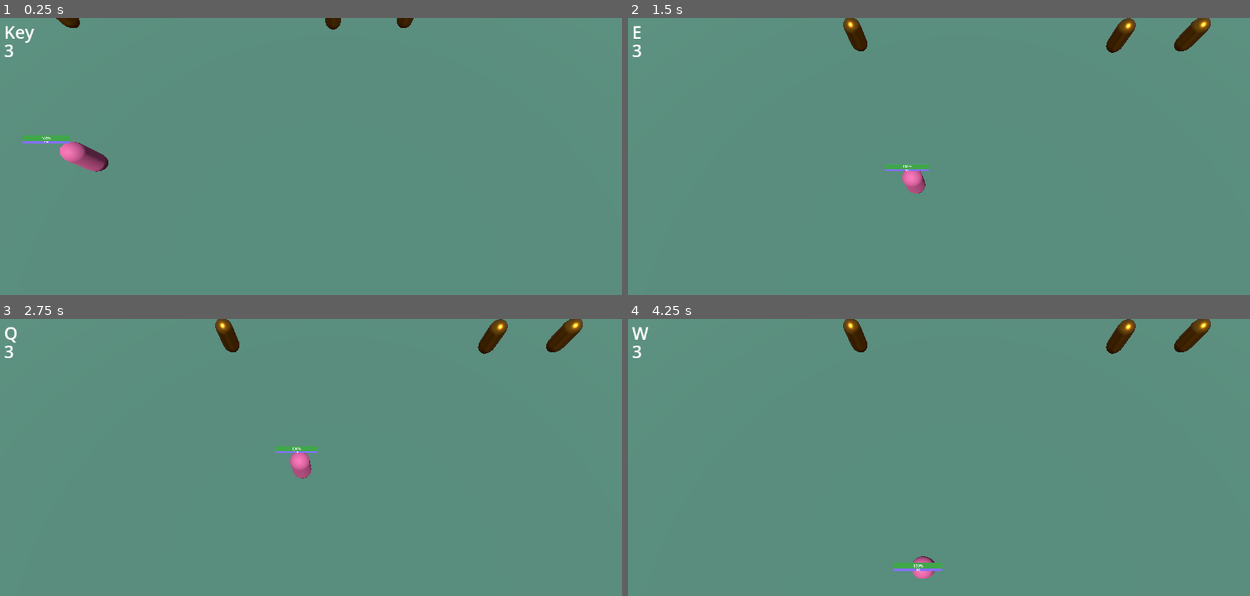
Above: before the commit, frames 1-4 (two rows, left to right).
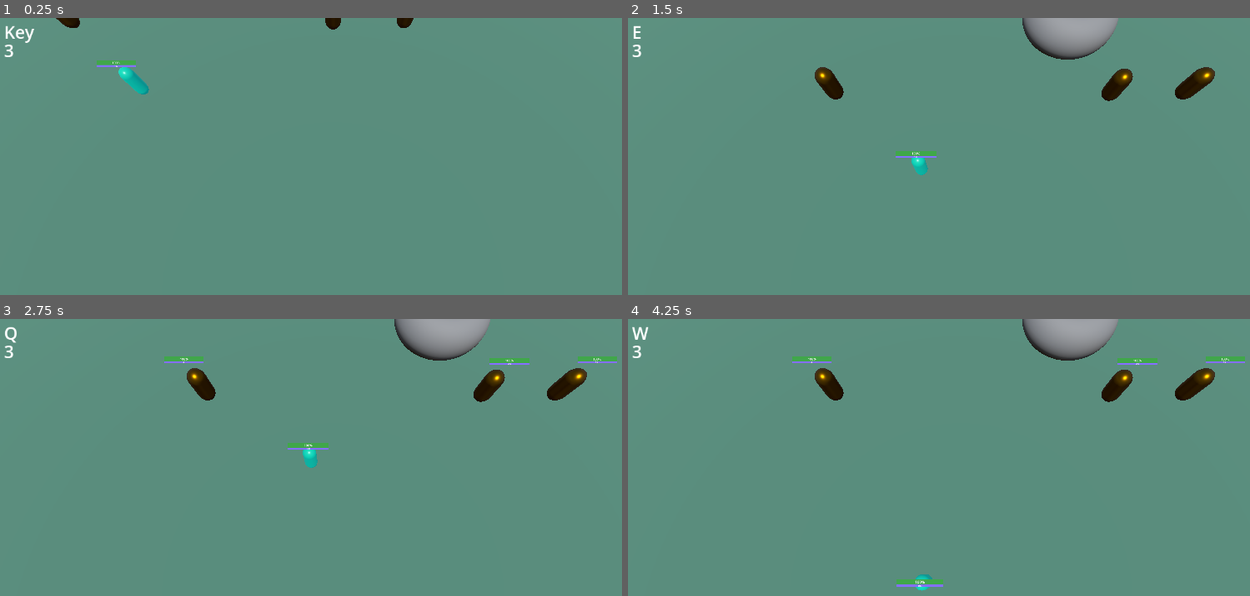
Above: after the commit, the same moments.

Repository: CoininDev/LigmadasLendas
Game: Godot game, scene res://cenas/cena_de_teste.tscn
The game is run twice, just before and just after one commit, with the same random seed, the same clock (stepped at 60 frames per second) and the same inputs.
Inputs (mouse positions are in pixels of both pictures, inside the frame that each line leads up to):
- Up to frame 1 (0.25 s): no input
- Up to frame 2 (1.5 s): tap Enter at 0.5 s; move the mouse to (1106, 186) at 0.52 s; hold Right (ui_right) 0.53-1.28 s; tap A (a) at 0.6 s; tap E (e) at 0.8, 1.35 s; tap Space (space) at 1.25 s; move the mouse to (827, 222) at 1.27 s; hold Down (ui_down) from 1.28 s (still down)
- Up to frame 3 (2.75 s): right-click (199, 523) at 1.55 s; move the mouse to (398, 424) at 2.02 s; release Down (ui_down) at 2.03 s; hold Right (ui_right) from 2.03 s (still down); hold Right mouse button (mright) from 2.03 s (still down); tap Q (q) at 2.3 s
- Up to frame 4 (4.25 s): move the mouse to (926, 579) at 2.77 s; release Right (ui_right) at 2.78 s; release Right mouse button (mright) at 2.78 s; hold Up (ui_up) 2.78-3.53 s; tap Q (q) at 2.85 s; tap R (r) at 3.05, 3.6 s; move the mouse to (1162, 562) at 3.52 s; hold Left (ui_left) from 3.53 s (still down); tap W (w) at 3.8 s

The runs differ from the first frame. In frame 1, 1.1% of the frame differs, in the area x 3-24%, y 0-56%; in frame 2, 4.5%; in frame 3, 4.9%; in frame 4, 5.0%, in the area x 26-100%, y 0-99%.
Error after the commit: Invalid access to property or key 'global_rotation' on a base object of type 'Nil'. (res://heroes/scripts/dra_lixo.gd:18)

Commit message:
dra lixo

Diff:
--- a/cenas/cena_de_teste.tscn
+++ b/cenas/cena_de_teste.tscn
@@ -1,7 +1,7 @@
 [gd_scene load_steps=13 format=3 uid="uid://dvmj1414akb08"]
 
 [ext_resource type="PackedScene" uid="uid://c1xp1m6kdpsgk" path="res://objs/camera_man.tscn" id="1_kqkdf"]
-[ext_resource type="PackedScene" uid="uid://bj8w60mbxu343" path="res://heroes/hero_1.tscn" id="2_5g5id"]
+[ext_resource type="PackedScene" uid="uid://cgc65hb2jo1u7" path="res://heroes/scenes/dra_lixo.tscn" id="3_7rx6m"]
 [ext_resource type="PackedScene" uid="uid://bi4vcv41hoy0q" path="res://heroes/saco_de_pancada.tscn" id="3_73l0t"]
 
 [sub_resource type="NavigationMesh" id="NavigationMesh_h4w6h"]
@@ -32,13 +32,16 @@
 [sub_resource type="Environment" id="Environment_h6fdy"]
 background_mode = 2
 sky = SubResource("Sky_usmbq")
-ssao_enabled = true
+ssr_enabled = true
+glow_enabled = true
+volumetric_fog_enabled = true
+volumetric_fog_density = 0.02
 
 [node name="Cena de teste" type="Node3D"]
 
 [node name="CameraMan" parent="." node_paths=PackedStringArray("point") instance=ExtResource("1_kqkdf")]
 transform = Transform3D(1, 0, 0, 0, 0.258819, 0.965926, 0, -0.965926, 0.258819, 0, 15, 28.3142)
-point = NodePath("../Hero1")
+point = NodePath("../DraLixo")
 
 [node name="NavigationRegion3D" type="NavigationRegion3D" parent="."]
 transform = Transform3D(1, 0, 0, 0, 1, 0, 0, 0, 1, 0, -1, 0)
@@ -69,9 +72,6 @@
 [node name="DirectionalLight3D" type="DirectionalLight3D" parent="."]
 transform = Transform3D(1, 0, 0, 0, 0.36291, 0.931824, 0, -0.931824, 0.36291, 0, 8, 0)
 
-[node name="Hero1" parent="." instance=ExtResource("2_5g5id")]
-transform = Transform3D(1, 0, 0, 0, 1, 0, 0, 0, 1, -12.292, 1, 22.125)
-
 [node name="SacoDePancada" parent="." instance=ExtResource("3_73l0t")]
 transform = Transform3D(1, 0, 0, 0, 1, 0, 0, 0, 1, 0, 1, 12.548)
 
@@ -87,6 +87,11 @@
 [node name="SacoDePancada3" parent="." instance=ExtResource("3_73l0t")]
 transform = Transform3D(1, 0, 0, 0, 1, 0, 0, 0, 1, -16.3988, 1, 12.4529)
 
+[node name="DraLixo" parent="." node_paths=PackedStringArray("ability_box") instance=ExtResource("3_7rx6m")]
+transform = Transform3D(1, 0, 0, 0, 1, 0, 0, 0, 1, -11.0614, 0.756984, 17.3639)
+ability_box = NodePath("../AbilityBox")
+
+[node name="AbilityBox" type="Node3D" parent="."]
+
 [editable path="CameraMan"]
-[editable path="Hero1"]
 [editable path="SacoDePancada"]
--- a/comps/scripts/NavigationComponent.gd
+++ b/comps/scripts/NavigationComponent.gd
@@ -2,7 +2,6 @@
 class_name NavigationComponent
 
 @export var speed = 500
-@export var action = "mright"
 @export var desired_distance:float = 1
 @export var hero:HeroBase
 var blocked:bool = false
@@ -17,6 +16,7 @@
 	path_desired_distance = desired_distance
 	target_position = position
 
+
 func ditch_destiny():
 	target_position = hero.position
 
@@ -26,5 +26,5 @@
 		var next_path_pos = Vector3(get_next_path_position().x, 1, get_next_path_position().z)
 		hero.velocity = current_pos.direction_to(next_path_pos) * speed * delta
 		hero.move_and_slide()
-
 		hero.look_at(next_path_pos, Vector3.UP)#olhar para a direção certa
+		hero.rotation = Vector3.ZERO
--- a/graphics/gold.tres
+++ b/graphics/gold.tres
@@ -1,6 +1,6 @@
 [gd_resource type="StandardMaterial3D" format=3 uid="uid://tdbycpp30oep"]
 
 [resource]
-albedo_color = Color(0.886275, 0.564706, 0.121569, 1)
+albedo_color = Color(0.603922, 0.403922, 0.00392157, 1)
 metallic = 1.0
 roughness = 0.36
--- a/heroes/hero_1.tscn
+++ b/heroes/hero_1.tscn
@@ -9,8 +9,7 @@
 [ext_resource type="PackedScene" uid="uid://5fpdn8fr4h7o" path="res://comps/scenes/controller_component.tscn" id="8_npv3n"]
 [ext_resource type="PackedScene" uid="uid://cwhihpdu5pw3h" path="res://comps/scenes/gui_component.tscn" id="9_q2u5u"]
 [ext_resource type="PackedScene" uid="uid://bfx1wxpmwujue" path="res://comps/scenes/sanity_component.tscn" id="10_8gc1h"]
-[ext_resource type="PackedScene" uid="uid://bb82m0a0q1pso" path="res://objs/targets/pointer/direction_pointer.tscn" id="10_l4is0"]
-[ext_resource type="PackedScene" uid="uid://df4c8oi2h37jp" path="res://objs/targets/pointer/spot_pointer.tscn" id="12_c5xx6"]
+[ext_resource type="PackedScene" uid="uid://bb82m0a0q1pso" path="res://objs/targets/pointer/direction_pointer.tscn" id="10_oxwnv"]
 
 [sub_resource type="CapsuleMesh" id="CapsuleMesh_wvo1n"]
 material = ExtResource("1_25tss")
@@ -68,12 +67,13 @@
 [node name="AbilityCasters" type="Node3D" parent="."]
 transform = Transform3D(1, 0, 0, 0, 1, 0, 0, 0, 1, 0, -1, 0)
 
-[node name="Q" parent="AbilityCasters" instance=ExtResource("10_l4is0")]
+[node name="Q" parent="AbilityCasters" instance=ExtResource("10_oxwnv")]
 
-[node name="W" parent="AbilityCasters" instance=ExtResource("12_c5xx6")]
-
-[node name="E" parent="AbilityCasters" node_paths=PackedStringArray("mesh_instance") instance=ExtResource("10_l4is0")]
+[node name="W" parent="AbilityCasters" node_paths=PackedStringArray("mesh_instance") instance=ExtResource("10_oxwnv")]
 mesh_instance = NodePath("../Q/MeshInstance3D")
 
-[node name="R" parent="AbilityCasters" node_paths=PackedStringArray("mesh_instance") instance=ExtResource("10_l4is0")]
+[node name="E" parent="AbilityCasters" node_paths=PackedStringArray("mesh_instance") instance=ExtResource("10_oxwnv")]
 mesh_instance = NodePath("../Q/MeshInstance3D")
+
+[node name="R" parent="AbilityCasters" node_paths=PackedStringArray("mesh_instance") instance=ExtResource("10_oxwnv")]
+mesh_instance = NodePath("../Q/MeshInstance3D")
--- a/heroes/saco_de_pancada.tscn
+++ b/heroes/saco_de_pancada.tscn
@@ -19,10 +19,10 @@
 [node name="SacoDePancada" type="CharacterBody3D" node_paths=PackedStringArray("dmgr", "q_p", "w_p", "e_p", "r_p")]
 script = ExtResource("1_1r62l")
 dmgr = NodePath("DamageMgrComponent")
-q_p = NodePath("AbilityPointers/Q")
-w_p = NodePath("AbilityPointers/W")
-e_p = NodePath("AbilityPointers/E")
-r_p = NodePath("AbilityPointers/R")
+q_p = NodePath("")
+w_p = NodePath("")
+e_p = NodePath("")
+r_p = NodePath("")
 
 [node name="CollisionShape3D" type="CollisionShape3D" parent="."]
 shape = SubResource("CylinderShape3D_vra3a")
--- /dev/null
+++ b/heroes/scenes/dra_lixo.tscn
@@ -0,0 +1,91 @@
+[gd_scene load_steps=15 format=3 uid="uid://cgc65hb2jo1u7"]
+
+[ext_resource type="Script" path="res://heroes/scripts/dra_lixo.gd" id="1_02i8v"]
+[ext_resource type="PackedScene" uid="uid://d20x3gfrmoext" path="res://comps/scenes/health_component.tscn" id="2_k0dsn"]
+[ext_resource type="PackedScene" uid="uid://bfx1wxpmwujue" path="res://comps/scenes/sanity_component.tscn" id="3_b8par"]
+[ext_resource type="PackedScene" uid="uid://cx88lgs15cpdr" path="res://comps/scenes/effects_component.tscn" id="4_3sbss"]
+[ext_resource type="PackedScene" uid="uid://ek5hq7khlfdc" path="res://comps/scenes/battack_component.tscn" id="5_k56ph"]
+[ext_resource type="PackedScene" uid="uid://bid6uhyybfx4x" path="res://comps/scenes/navigation_component.tscn" id="6_flg0h"]
+[ext_resource type="PackedScene" uid="uid://5fpdn8fr4h7o" path="res://comps/scenes/controller_component.tscn" id="7_babr1"]
+[ext_resource type="PackedScene" uid="uid://dvaipocthe14r" path="res://comps/scenes/damage_mgr_component.tscn" id="8_fqqi0"]
+[ext_resource type="PackedScene" uid="uid://cwhihpdu5pw3h" path="res://comps/scenes/gui_component.tscn" id="9_5lmth"]
+[ext_resource type="PackedScene" uid="uid://df4c8oi2h37jp" path="res://objs/targets/pointer/spot_pointer.tscn" id="10_dmd1t"]
+[ext_resource type="PackedScene" uid="uid://bb82m0a0q1pso" path="res://objs/targets/pointer/direction_pointer.tscn" id="11_a5veo"]
+
+[sub_resource type="CylinderShape3D" id="CylinderShape3D_gn32f"]
+height = 1.7
+radius = 0.35
+
+[sub_resource type="StandardMaterial3D" id="StandardMaterial3D_pgmwp"]
+albedo_color = Color(0, 0.67451, 0.501961, 1)
+roughness = 0.35
+emission_enabled = true
+emission = Color(0, 0.52549, 0.533333, 1)
+
+[sub_resource type="CapsuleMesh" id="CapsuleMesh_y0sgh"]
+material = SubResource("StandardMaterial3D_pgmwp")
+radius = 0.35
+height = 1.7
+
+[node name="DraLixo" type="CharacterBody3D" node_paths=PackedStringArray("dmgr", "q_p", "w_p", "e_p")]
+script = ExtResource("1_02i8v")
+dmgr = NodePath("Comps/DmgrComponent")
+q_p = NodePath("Abilities/Q")
+w_p = NodePath("Abilities/W")
+e_p = NodePath("Abilities/E")
+
+[node name="CollisionShape3D" type="CollisionShape3D" parent="."]
+shape = SubResource("CylinderShape3D_gn32f")
+
+[node name="MeshInstance3D" type="MeshInstance3D" parent="."]
+mesh = SubResource("CapsuleMesh_y0sgh")
+
+[node name="Comps" type="Node3D" parent="."]
+
+[node name="HealthComponent" parent="Comps" instance=ExtResource("2_k0dsn")]
+
+[node name="SanityComponent" parent="Comps" node_paths=PackedStringArray("health_comp") instance=ExtResource("3_b8par")]
+health_comp = NodePath("../HealthComponent")
+
+[node name="EffectsComponent" parent="Comps" node_paths=PackedStringArray("battack_comp", "nav_comp", "health_comp", "sanity_comp") instance=ExtResource("4_3sbss")]
+battack_comp = NodePath("../BAttackComponent")
+nav_comp = NodePath("../NavigationComponent")
+health_comp = NodePath("../HealthComponent")
+sanity_comp = NodePath("../SanityComponent")
+
+[node name="BAttackComponent" parent="Comps" node_paths=PackedStringArray("nav_comp") instance=ExtResource("5_k56ph")]
+atk_damage = 5.0
+atk_cooldown = 0.7
+range = 10.0
+nav_comp = NodePath("../NavigationComponent")
+
+[node name="NavigationComponent" parent="Comps" node_paths=PackedStringArray("hero") instance=ExtResource("6_flg0h")]
+speed = 300
+hero = NodePath("../..")
+
+[node name="ControllerComponent" parent="Comps" node_paths=PackedStringArray("nav", "battack", "hero") instance=ExtResource("7_babr1")]
+nav = NodePath("../NavigationComponent")
+battack = NodePath("../BAttackComponent")
+hero = NodePath("../..")
+
+[node name="DmgrComponent" parent="Comps" node_paths=PackedStringArray("health_component", "effects_component") instance=ExtResource("8_fqqi0")]
+health_component = NodePath("../HealthComponent")
+effects_component = NodePath("../EffectsComponent")
+
+[node name="GUIComponent" parent="Comps" node_paths=PackedStringArray("health_comp", "sanity_comp") instance=ExtResource("9_5lmth")]
+transform = Transform3D(1, 0, 0, 0, 1, 0, 0, 0, 1, 0, 1.2007, 0)
+health_comp = NodePath("../HealthComponent")
+has_sanity = true
+sanity_comp = NodePath("../SanityComponent")
+
+[node name="Abilities" type="Node3D" parent="."]
+
+[node name="Q" parent="Abilities" instance=ExtResource("11_a5veo")]
+
+[node name="W" parent="Abilities" instance=ExtResource("10_dmd1t")]
+
+[node name="E" parent="Abilities" node_paths=PackedStringArray("mesh_instance") instance=ExtResource("11_a5veo")]
+mesh_instance = NodePath("../Q/MeshInstance3D")
+
+[node name="UltTimer" type="Timer" parent="."]
+wait_time = 15.0
--- /dev/null
+++ b/heroes/scripts/dra_lixo.gd
@@ -0,0 +1,37 @@
+extends HeroBase
+
+var ultada = false
+var ult_buff:float = 0
+var dano_cont:float = 2
+
+func _ready():
+	q.atk = Attack.new()
+	w.atk = Attack.new()
+	e.atk = Attack.new()
+	q.range = 15
+	w.range = 15
+	e.range = 15
+
+func _process(delta):
+	q.atk.physic_damage = 15 + (15 * ult_buff)
+	q.atk.magic_continuous_damage = dano_cont
+	q.target_direction = q_p.global_rotation
+
+	w.atk.physic_damage = 10 + (10 * ult_buff)
+	w.atk.magic_continuous_damage = dano_cont
+	w.target_position = w_p.global_position
+
+	e.atk.physic_damage = 8 + (8 * ult_buff)
+	e.atk.magic_continuous_damage = dano_cont
+	e.target_direction = q_p.global_rotation
+
+func q_preview():
+	q_p.visible = true
+
+func q_cast():
+	var t = load("res://objs/targets/cast/projectile.tscn").instantiate()
+	t.atk = q.atk
+	t.distance = q.range
+	t.collide = true
+	t.global_rotation = q.target_direction
+	ability_box.add_child(t)
--- a/objs/targets/cast/Projectile.gd
+++ b/objs/targets/cast/Projectile.gd
@@ -1,13 +1,12 @@
 extends Node3D
 
-@export var caster:Node3D
 @export var atk:Attack
 @export var apply_to:Array = ["hitbox_owner"]
 @export var radius:float = 0.5
 @export var distance:float = 2
 @export var graphics:Mesh
-@export var speed:float
-@export var unique_victim:bool = false
+@export var speed:float = 10
+@export var collide:bool = false
 
 var obsolete:Array = []
 var running = false
@@ -41,6 +40,8 @@
 				if !obsolete.has(body):
 					body.damage(atk)
 					obsolete.append(body)
+		if collide:
+			queue_free()
 
 
 func _on_bullet_area_entered(area):
--- a/objs/targets/pointer/DirectionPointer.gd
+++ b/objs/targets/pointer/DirectionPointer.gd
@@ -1,5 +1,4 @@
 extends Pointer
-class_name DirectionPointer
 
 @export var mesh_instance:MeshInstance3D
 
--- a/scripts/Attack.gd
+++ b/scripts/Attack.gd
@@ -8,6 +8,7 @@
 var stun_time:float=0
 var fear_time:float=0
 var silence_time:float=0
-var is_continuous:bool=0
-var continuous_damage_times:float=0
+var physic_continuous_damage:float=0
+var magic_continuous_damage:float=0
+var continuous_damage_time:float=0
 var caster:Node
--- a/scripts/HeroBase.gd
+++ b/scripts/HeroBase.gd
@@ -1,6 +1,7 @@
 extends Node3D
 class_name HeroBase
 @export var dmgr: DamageMgrComponent
+@export var ability_box: Node3D
 @export var q_p: Pointer
 @export var w_p: Pointer
 @export var e_p: Pointer
Not shown: 1 places in heroes/hero_1.tscn that only renumber resources
Not shown: 2 places in heroes/saco_de_pancada.tscn that only renumber resources
